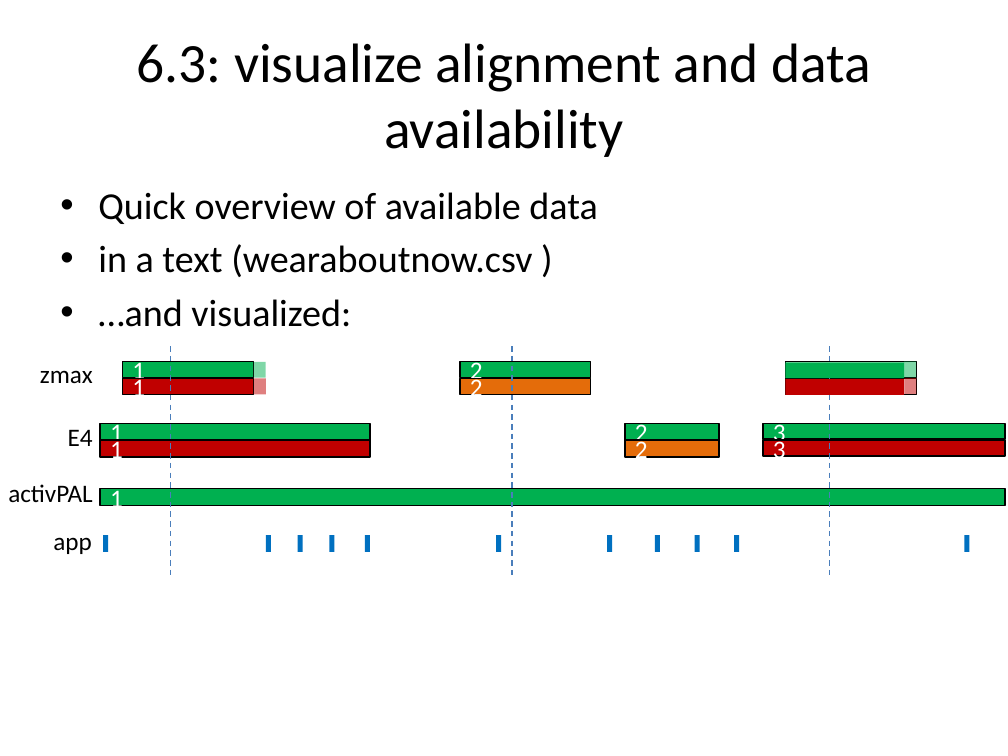
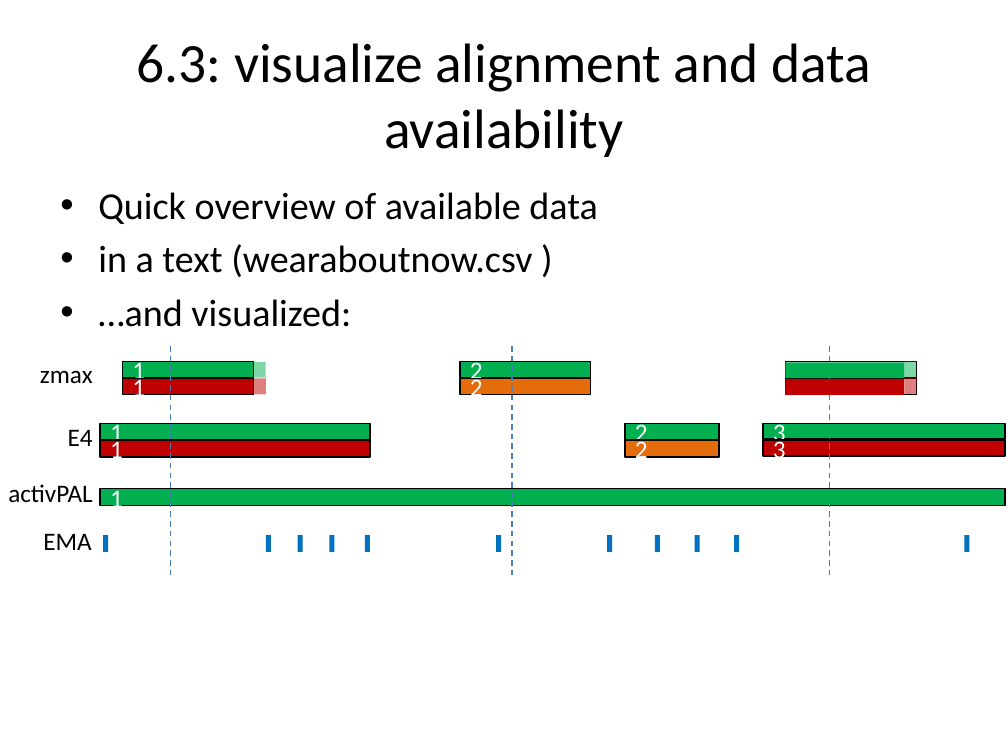
Before and after one commit to raytut/wearanize, a slide deck: slide 20 of snippets/HBS_wearanize.pptx. Drawn at 1008x756 pixels with LibreOffice and Linux fonts; fonts in the diff are those of the drawing. Boxes give left, top, right and bottom in pixels: in the first picture for what was removed or moved away, otherwise in the second. Text is boxed around its words. In the diff, an @@ line names an element or a change of style, - is before the commit and + after.

```diff
--- a/snippets/HBS_wearanize.pptx
+++ b/snippets/HBS_wearanize.pptx
@@ text at (x1=43, y1=533, x2=91, y2=550): text changed @@
-app
+EMA
```
Also in this commit, not shown: 6 other slides changed, 1 slide added.
